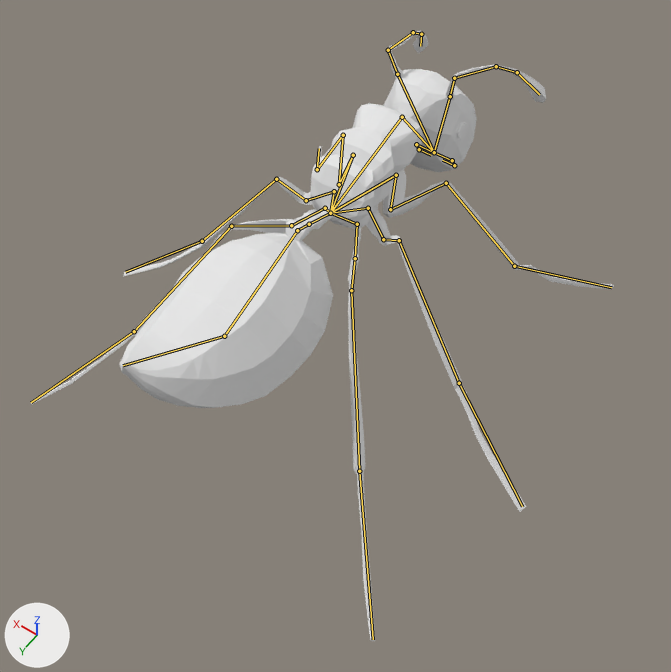
An edit to the Blender file Assets/Objects/Characters/Ant_01/Ant_01.blend, drawn before and after from the same camera.
The view is the same before and after, from a 50 mm camera at (-0.455, 0.611, 1.046) aimed at (-0.036, 0.025, 0.125). The axes (+X, +Y, +Z) are drawn at lower left. The lights are the same throughout. The bones that bend it are drawn over the model as lines.
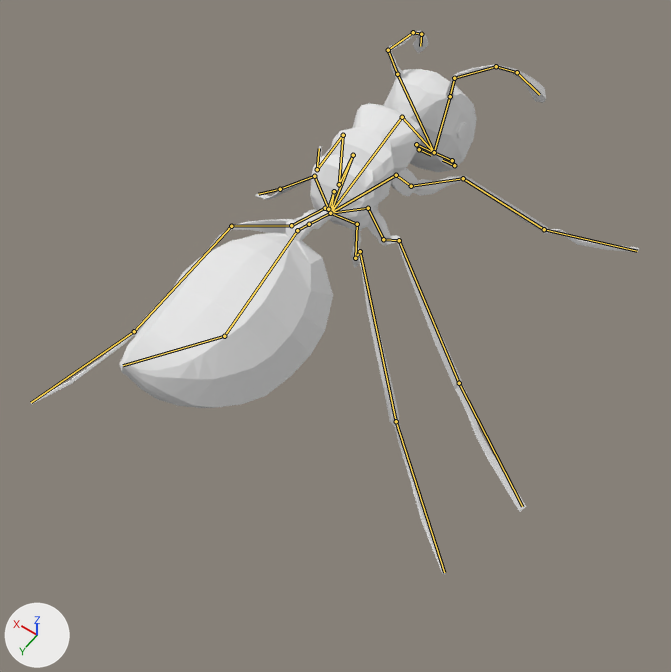
The newer file adds an action. The first version stands in its rest pose; the second is drawn at frame 90 of the action 'Walk'.

The edits, one by one:
Bone 'Right_BeckLeg_01' (bone_right_beckleg_01) turns from (0, 0, 0) to (-60, -17, 26) degrees about its own x, y and z.
Bone 'Right_Backleg_02' (bone_right_backleg_02) turns from (0, 0, 0) to (92, 21, 4) degrees about its own x, y and z.
Bone 'Right_BackLeg_03' (bone_right_backleg_03) turns from (0, 0, 0) to (-35, -9, -1) degrees about its own x, y and z.
Bone 'Left_MidLeg_01' (bone_left_midleg_01) turns from (0, 0, 0) to (-42, 7, -30) degrees about its own x, y and z.
Bone 'Left_MidLeg_02' (bone_left_midleg_02) turns from (0, 0, 0) to (60, 2, -6) degrees about its own x, y and z.
Bone 'Left_MidLeg_03' (bone_left_midleg_03) turns from (0, 0, 0) to (-12, -7, -10) degrees about its own x, y and z.
Bone 'Left_MidLeg_04' (bone_left_midleg_04) turns from (0, 0, 0) to (-12, 5, -5) degrees about its own x, y and z.
Bone 'Right_FrontLeg_01' (bone_right_frontleg_01) turns from (0, 0, 0) to (-60, 18, 11) degrees about its own x, y and z.
Bone 'Righ_FrontLeg_02' (bone_righ_frontleg_02) turns from (0, 0, 0) to (-92, -24, 39) degrees about its own x, y and z.
Bone 'Right_FrontLeg_03' (bone_right_frontleg_03) turns from (0, 0, 0) to (30, 13, 35) degrees about its own x, y and z.
Bone 'Right_FrontLeg_04' (bone_right_frontleg_04) turns from (0, 0, 0) to (-12, -8, -4) degrees about its own x, y and z.

Changed parts and their boxes (x1, y1, x2, y2) in the pictures (671 x 672 px):
'Cube', posed (11% shorter): before (31, 31, 614, 641); after (31, 31, 639, 575)
bone 'Right_Backleg_02', root to tip: before (355, 258) to (351, 290); after (355, 258) to (360, 251)
bone 'Right_BackLeg_03', root to tip: before (351, 290) to (359, 471); after (360, 251) to (396, 421)
bone 'Left_MidLeg_01', root to tip: before (334, 191) to (306, 200); after (334, 191) to (328, 209)
bone 'Left_MidLeg_02', root to tip: before (306, 200) to (276, 179); after (328, 209) to (314, 176)
bone 'Left_MidLeg_03', root to tip: before (276, 179) to (202, 241); after (314, 176) to (280, 189)
bone 'Left_MidLeg_04', root to tip: before (202, 241) to (125, 272); after (280, 189) to (258, 194)
bone 'Right_FrontLeg_01', root to tip: before (396, 175) to (390, 209); after (396, 175) to (411, 186)
bone 'Righ_FrontLeg_02', root to tip: before (390, 209) to (446, 183); after (411, 186) to (463, 178)
bone 'Right_FrontLeg_03', root to tip: before (446, 183) to (514, 266); after (463, 178) to (544, 229)
bone 'Right_FrontLeg_04', root to tip: before (514, 266) to (611, 287); after (544, 229) to (637, 251)
